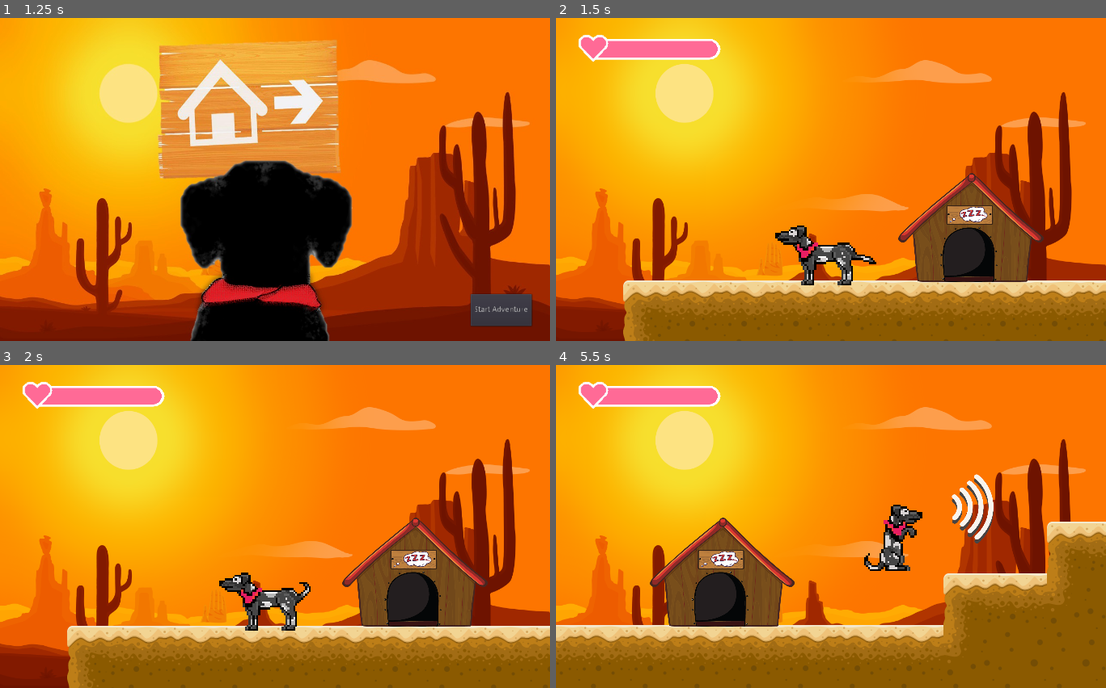
Above: before the commit, frames 1-4 (two rows, left to right).
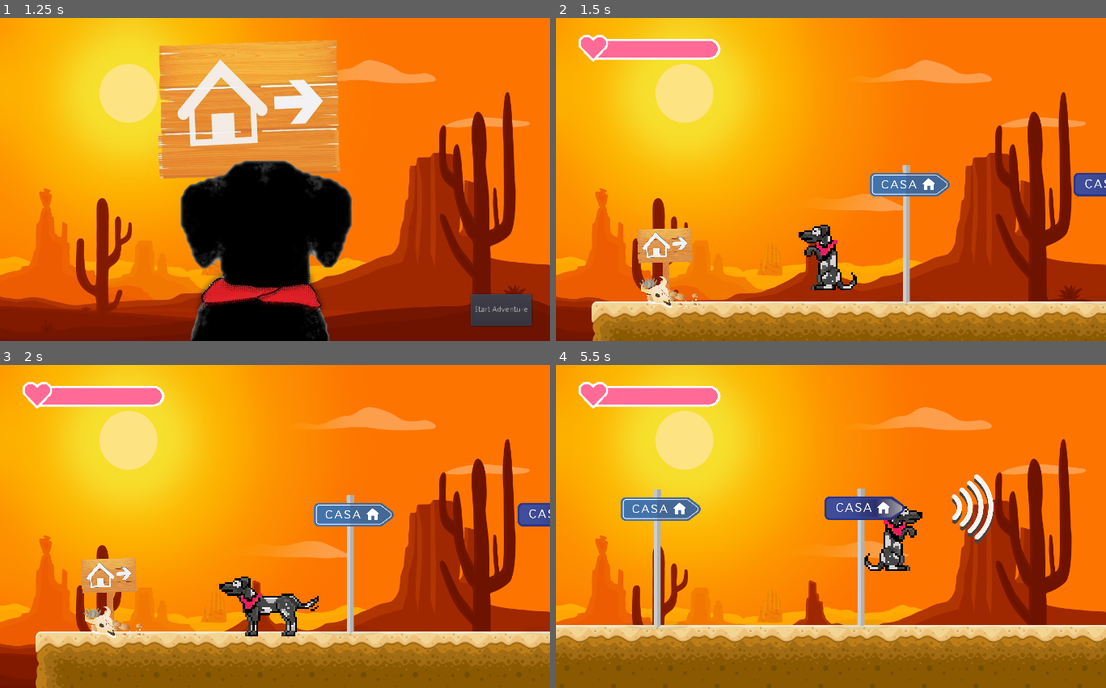
Above: after the commit, the same moments.

Repository: pabtorres/take-me-hoom
Game: Godot game, scene res://scenes/Menu.tscn
The game is run twice, just before and just after one commit, with the same random seed, the same clock (stepped at 60 frames per second) and the same inputs.
Inputs:
- Up to frame 1 (1.25 s): click "New Game" at 0.5 s
- Up to frame 2 (1.5 s): click "Start Adventure" at 1.25 s
- Up to frame 3 (2 s): no input
- Up to frame 4 (5.5 s): hold B (attack1) 2.03-2.78 s; hold Right (right1) 2.03-3.53 s; tap Space (jump1) at 2.27, 3.02, 4.52, 5.27 s; tap S (awake) at 2.85 s; hold Left (left1) 3.53-4.28 s; tap P (dark_place) at 3.6 s; hold Right (right1) from 4.28 s (still down); tap E (left2) at 4.35 s; hold R (right2) from 5.03 s (still down)

Frame 1 is identical in both runs. In frame 2, 22% of the frame differs, in the area x 6-100%, y 45-100%; in frame 3, 17%; in frame 4, 19%.

Commit message:
added checkpoint icon and minor fixes

Diff:
--- a/scenes/DesertDay.tscn
+++ b/scenes/DesertDay.tscn
@@ -243,7 +243,7 @@
 shape = SubResource( 17 )
 
 [node name="Player" parent="." instance=ExtResource( 3 )]
-position = Vector2( 2080.6, 158.983 )
+position = Vector2( -300, 50 )
 
 [node name="CanvasLayer" parent="." instance=ExtResource( 5 )]
 
Binary file added: sprites/powerups/checkpoint_100x100.png
Not shown, added: sprites/powerups/checkpoint_100x100.png.import
Binary file added: sprites/powerups/checkpoint_200x200.png
Not shown, added: sprites/powerups/checkpoint_200x200.png.import
